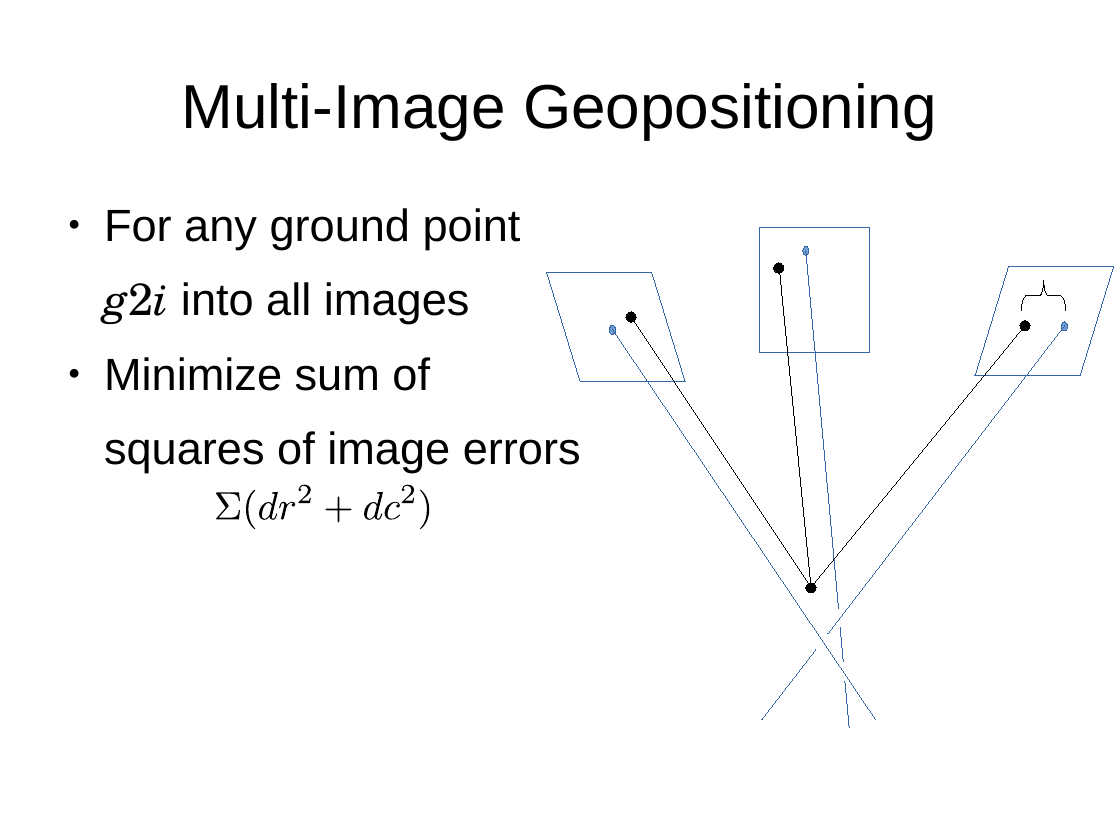
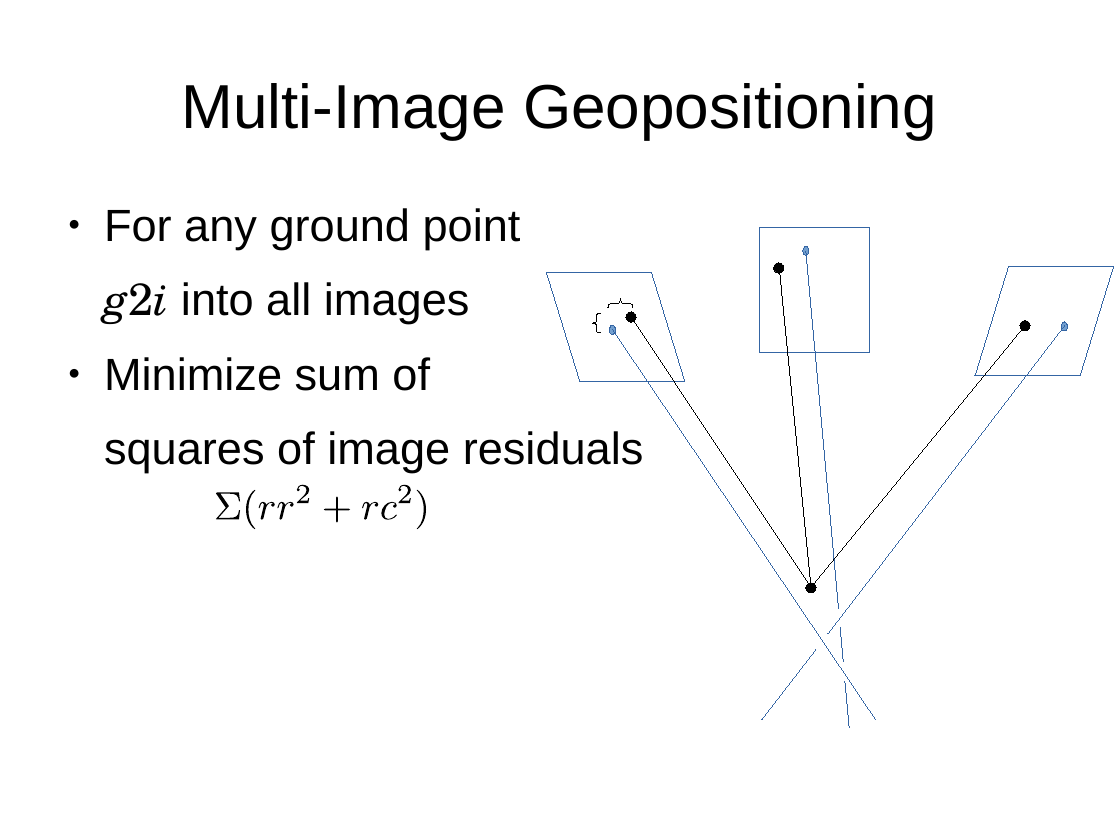
Before and after one commit to sethmerickel/Multi-Image-Geopositioning, a slide deck: slide 25 of papers/fresno2017.odp (slide 21 before the commit). Drawn at 1120x840 pixels with LibreOffice and Linux fonts; fonts in the diff are those of the drawing. Boxes give left, top, right and bottom in pixels: in the first picture for what was removed or moved away, otherwise in the second. Text is boxed around its words. In the diff, an @@ line names an element or a change of style, - is before the commit and + after.

Commit message:
Added outer/inner cone test showing increased/decreased horiz/vert error as appropriate

```diff
--- a/papers/fresno2017.odp
+++ b/papers/fresno2017.odp
@@ freeform shape added at [608, 299, 633, 308], outline #000000 0 pt @@
@@ freeform shape removed at [1021, 281, 1066, 310] @@
@@ freeform shape added at [593, 313, 601, 332], outline #000000 0 pt @@
@@ text at [104, 431, 644, 473]: text changed @@
-squares of image errors
+squares of image residuals
@@ outline redrawn in 5 elements at [277, 502, 294, 520], [297, 485, 309, 503], [324, 497, 351, 523], [417, 490, 426, 530], [213, 486, 430, 530] @@
@@ freeform shape: place and size @@
-freeform shape at [259, 492, 278, 519]
+freeform shape at [259, 502, 275, 520]
@@ freeform shape: place and size @@
-freeform shape at [364, 492, 383, 519]
+freeform shape at [362, 502, 378, 520]
@@ freeform shape: place and size @@
-freeform shape at [385, 502, 400, 520]
+freeform shape at [381, 502, 396, 520]
@@ freeform shape: place and size @@
-freeform shape at [402, 485, 415, 503]
+freeform shape at [398, 485, 411, 503]
```
Also in this commit, not shown: 26 other slides changed, 27 slides added, 9 slides removed, 2 other files.
